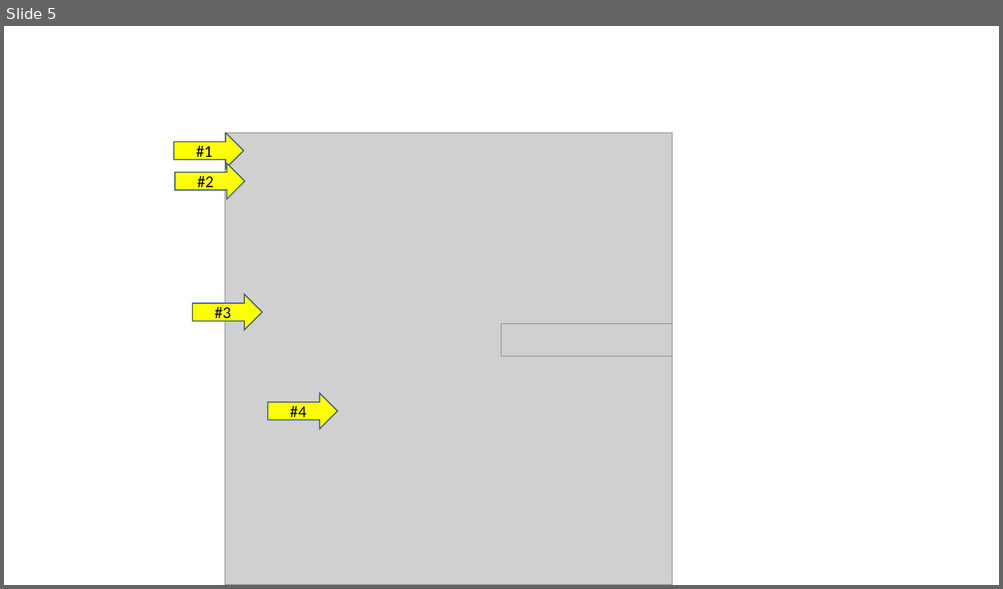
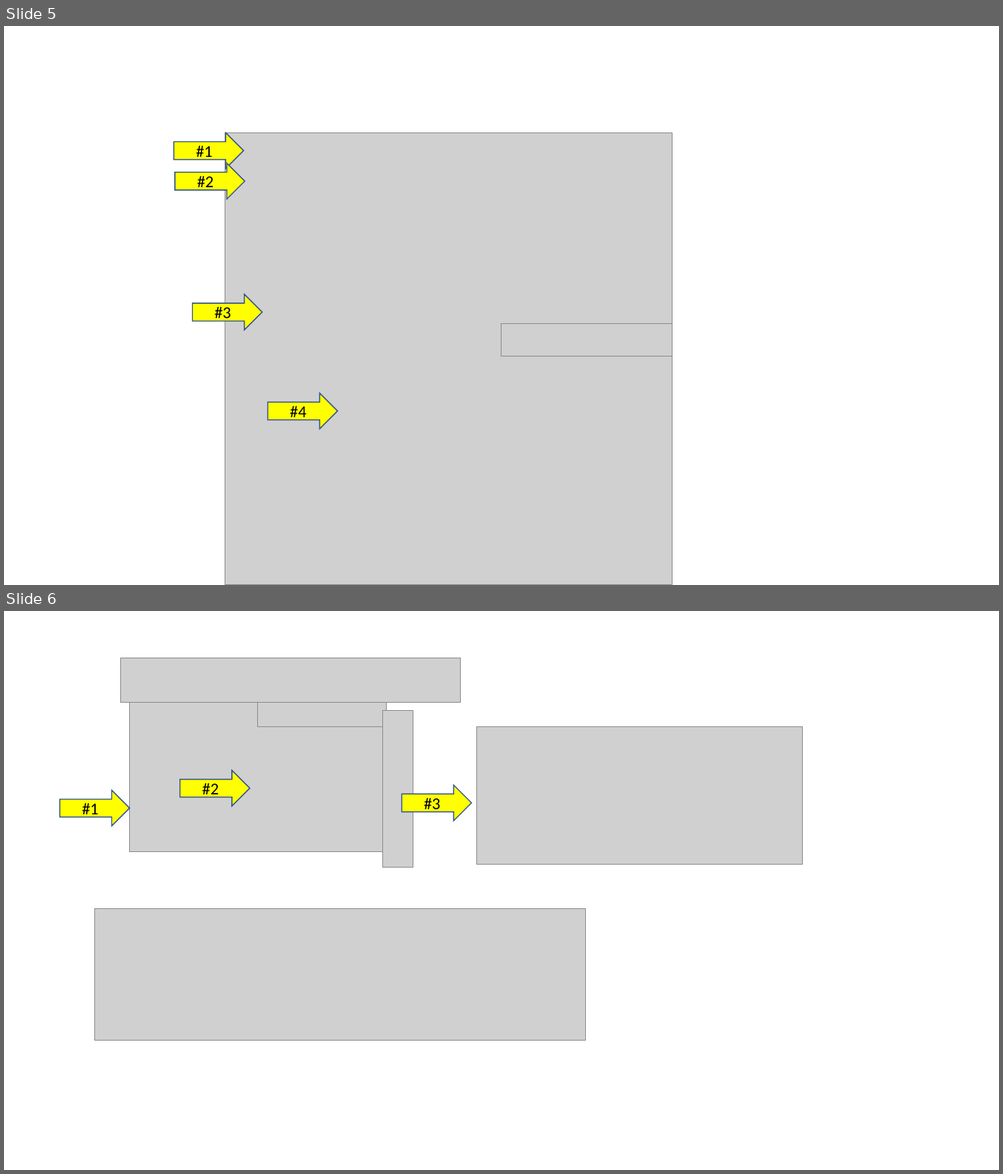
Before and after one commit to dynatrace-ace/dynatrace-jenkins-library, a slide deck: images/jenkins library readme images.pptx. Shown one above the other, each under a label of ours: slide 5 before the commit, slides 5 and 6 after it. The pictures are 1003x589 and 1003x1174 pixels, drawn with LibreOffice and Linux fonts; fonts in the diff are those of the drawing; grey boxes stand for pictures. Boxes give left, top, right and bottom in pixels: in the first picture for what was removed or moved away, otherwise in the second. Text is boxed around its words. In the diff, an @@ line names an element or a change of style, - is before the commit and + after.

```diff
--- a/images/jenkins library readme images.pptx
+++ b/images/jenkins library readme images.pptx
@@ slide 6 added at (x1=4, y1=611, x2=999, y2=1170), background #FFFFFF @@
@@ picture added at (x1=120, y1=658, x2=461, y2=703) @@
@@ picture added at (x1=129, y1=681, x2=386, y2=852) @@
@@ picture added at (x1=258, y1=696, x2=386, y2=726) @@
@@ picture added at (x1=382, y1=710, x2=412, y2=868) @@
@@ picture added at (x1=477, y1=726, x2=802, y2=864) @@
@@ right arrow added at (x1=180, y1=771, x2=250, y2=806), fill #FFFF00, outline #325491 1 pt, 16 pt, text #000000 @@
+#2
@@ right arrow added at (x1=401, y1=786, x2=471, y2=821), fill #FFFF00, outline #325491 1 pt, 16 pt, text #000000 @@
+#3
@@ right arrow added at (x1=60, y1=791, x2=129, y2=826), fill #FFFF00, outline #325491 1 pt, 16 pt, text #000000 @@
+#1
@@ picture added at (x1=95, y1=908, x2=585, y2=1041) @@
```
Also in this commit, not shown: 2 other files.
